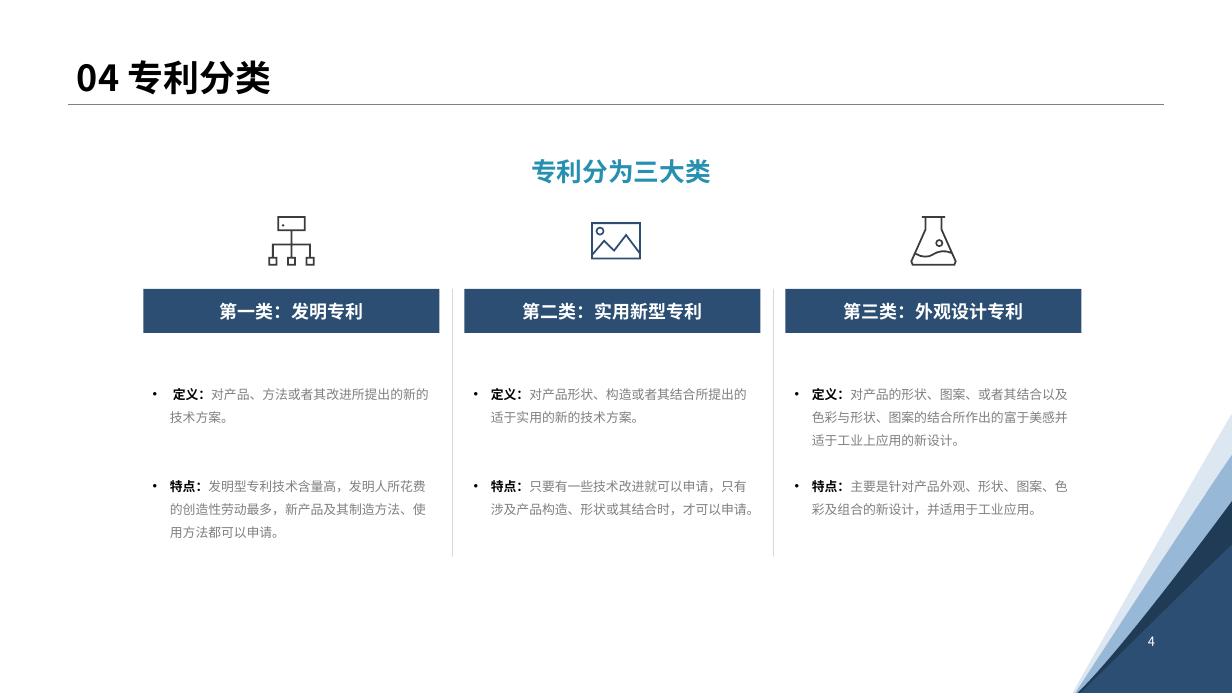
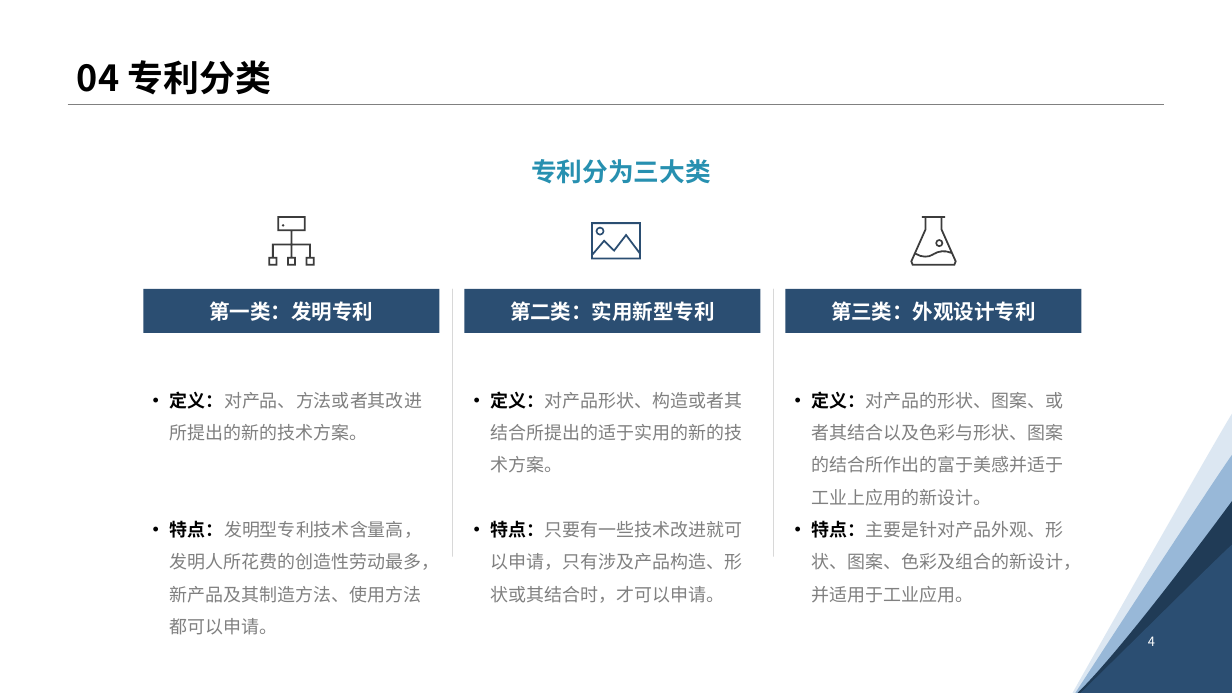
Before and after one commit to ACui96/HowToWriteAPatent, a slide deck: slide 7 of 如何撰写专利.pptx. Drawn at 1232x693 pixels with LibreOffice and Linux fonts; fonts in the diff are those of the drawing. Boxes give left, top, right and bottom in pixels: in the first picture for what was removed or moved away, otherwise in the second. Text is boxed around its words. In the diff, an @@ line names an element or a change of style, - is before the commit and + after.

```diff
--- a/如何撰写专利.pptx
+++ b/如何撰写专利.pptx
@@ size 14 to 16 pt in 3 elements at <box>143,289,439,334</box>, <box>465,289,761,334</box>, <box>786,289,1081,334</box> @@
@@ size 10 to 14 pt in 3 elements at <box>170,391,440,635</box>, <box>491,391,743,603</box>, <box>812,391,1082,603</box> @@
```
Also in this commit, not shown: 11 other slides changed.
